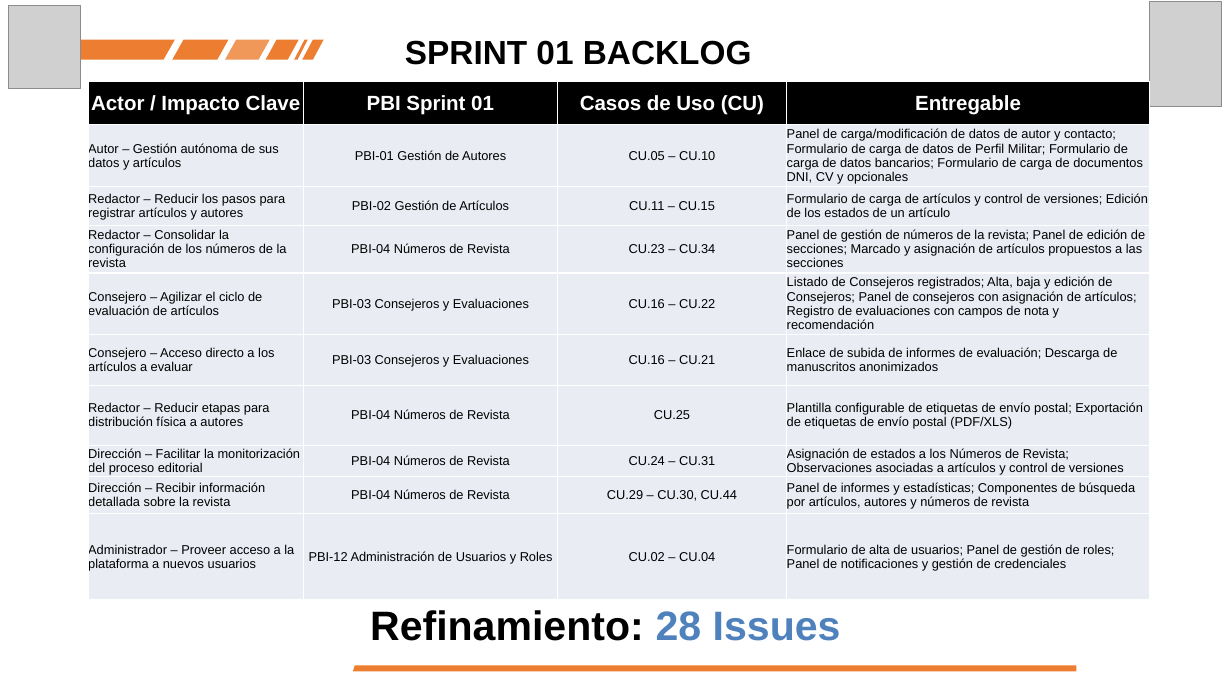
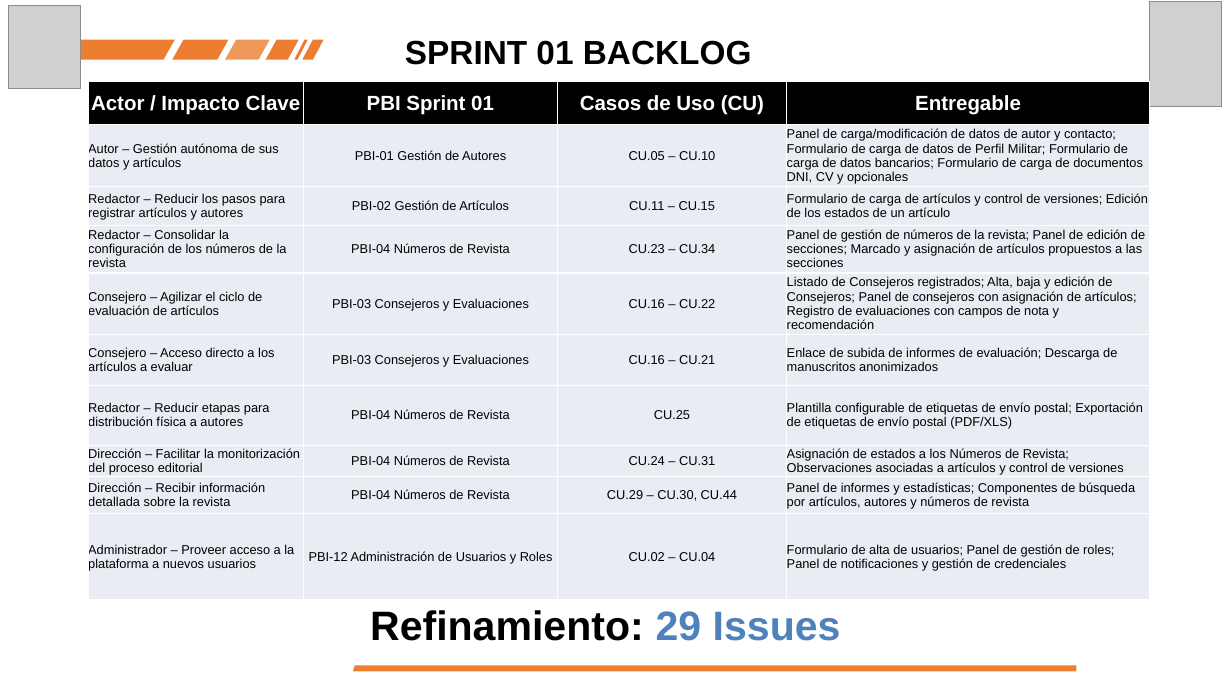
Before and after one commit to antrequenamartinez/Octubre_Revista_Ejercito_WIKI, a slide deck: slide 5 of Presentaciones/Sprint 01_Review.pptx. Drawn at 1232x693 pixels with LibreOffice and Linux fonts; fonts in the diff are those of the drawing; grey boxes stand for pictures. Boxes give left, top, right and bottom in pixels: in the first picture for what was removed or moved away, otherwise in the second. Text is boxed around its words. In the diff, an @@ line names an element or a change of style, - is before the commit and + after.

```diff
--- a/Presentaciones/Sprint 01_Review.pptx
+++ b/Presentaciones/Sprint 01_Review.pptx
@@ text at (370, 610, 841, 641): text changed @@
-Refinamiento: 28 Issues
+Refinamiento: 29 Issues
```
Also in this commit, not shown: 3 other slides changed, 3 slides added, 1 slide removed, 6 other files.
